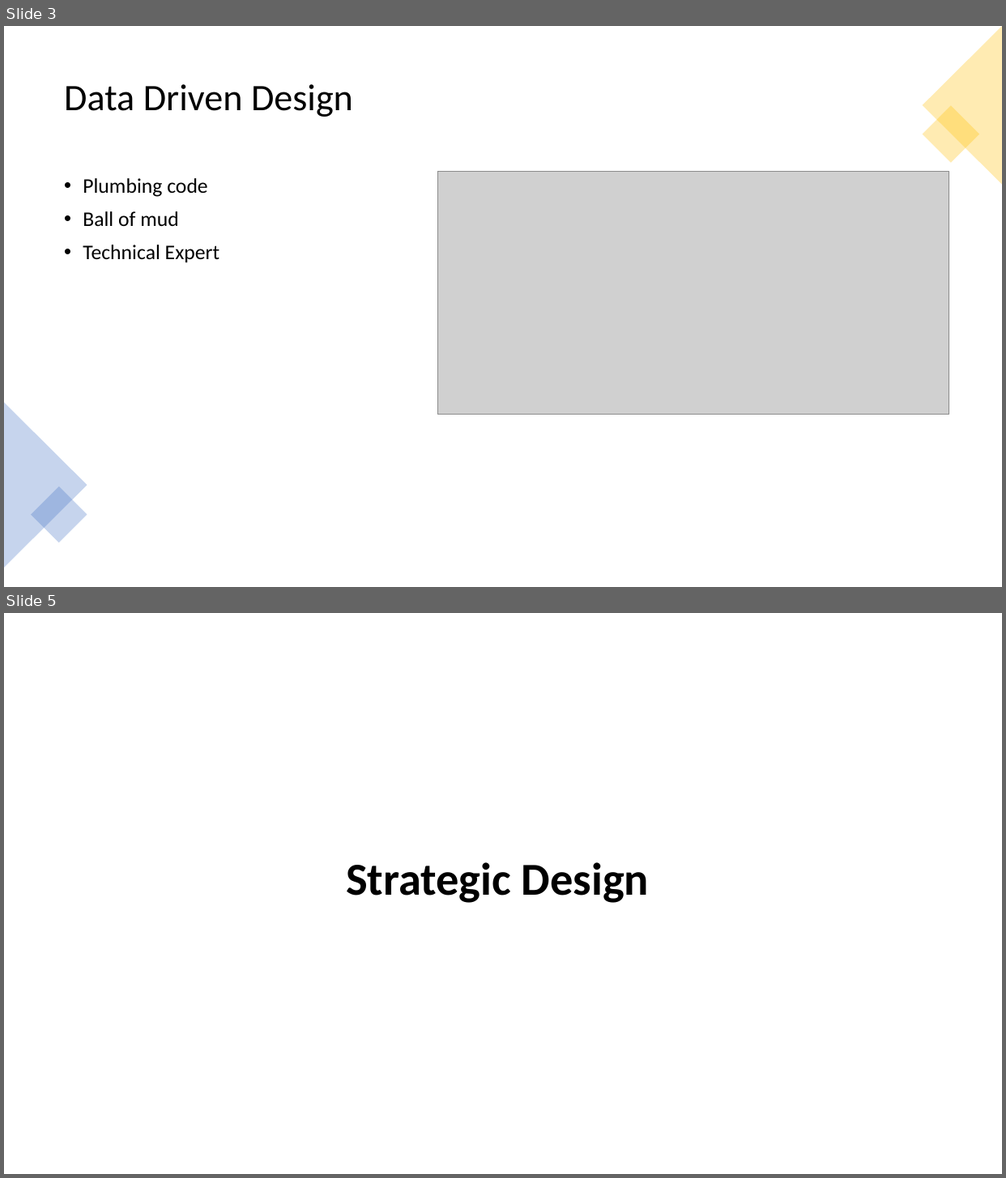
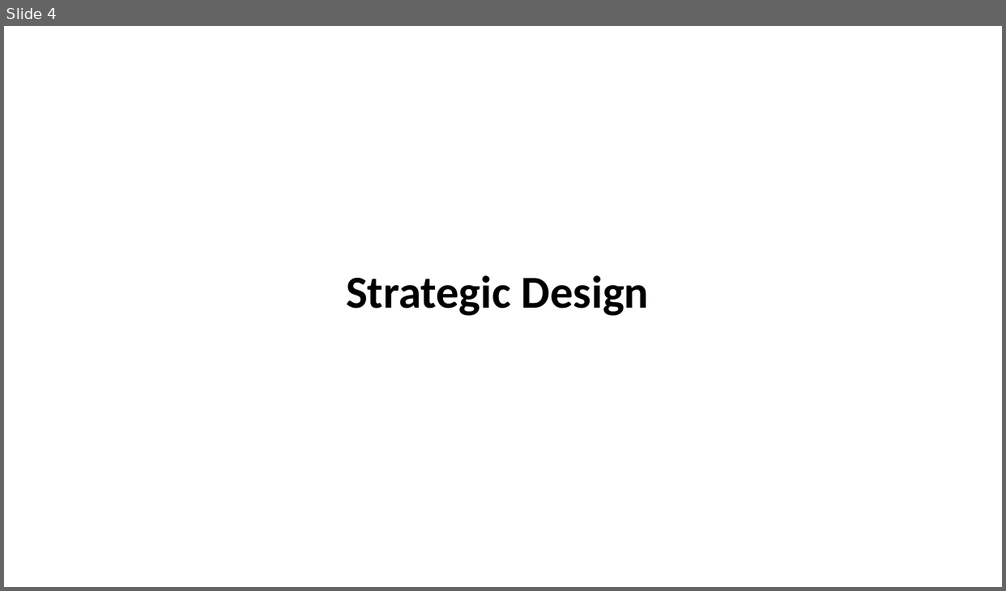
Before and after one commit to truongdinhthien/DDD-Docs, a slide deck: DDD.pptx. Shown one above the other, each under a label of ours: slides 3 and 5 before the commit, slide 4 after it; the slides between them are not shown. The pictures are 1006x1178 and 1006x591 pixels, drawn with LibreOffice and Linux fonts; fonts in the diff are those of the drawing; grey boxes stand for pictures. Boxes give left, top, right and bottom in pixels: in the first picture for what was removed or moved away, otherwise in the second. Text is boxed around its words. In the diff, an @@ line names an element or a change of style, - is before the commit and + after.

```diff
--- a/DDD.pptx
+++ b/DDD.pptx
@@ slide 3 removed at (4,26,1002,587), background #FFFFFF @@
@@ triangle removed at (923,26,1002,185) @@
@@ title removed at (64,84,353,117) @@
-Data Driven Design
@@ rectangle removed at (923,106,979,163) @@
@@ text removed at (83,178,219,263) @@
-• Plumbing code
-• Ball of mud
-• Technical Expert
@@ picture removed at (437,172,949,416) @@
@@ triangle removed at (4,403,87,568) @@
@@ rectangle removed at (31,486,87,543) @@
@@ what was slide 5 is now slide 4 @@
```
Also in this commit, not shown: 1 slide changed, 2 slides added, 2 other slides removed.
